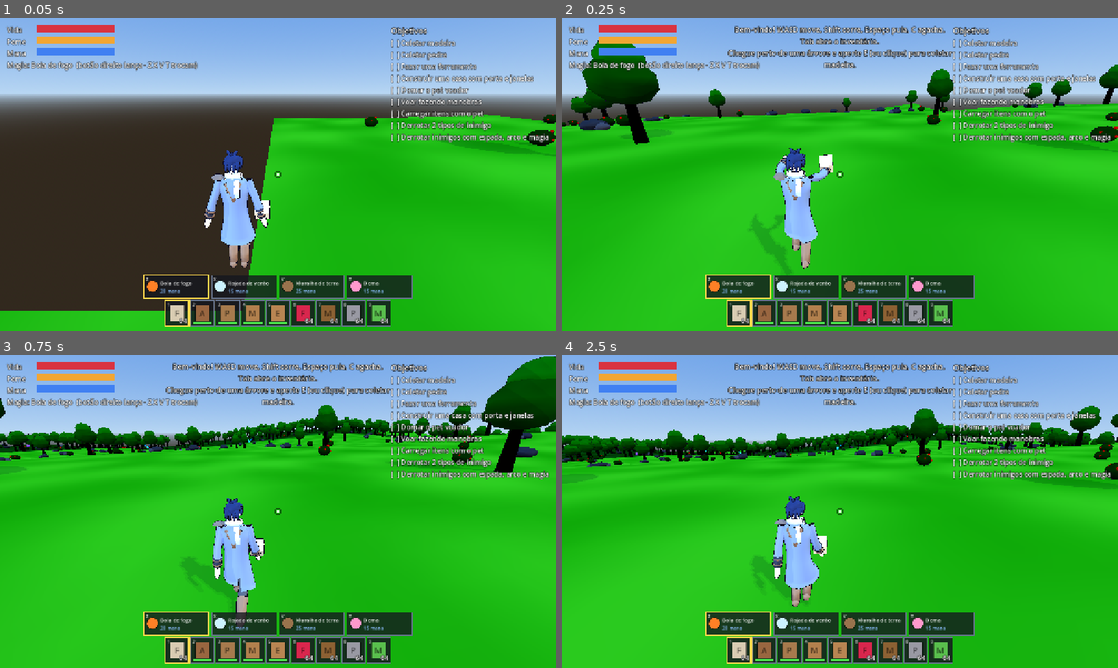
Above: before the commit, frames 1-4 (two rows, left to right).
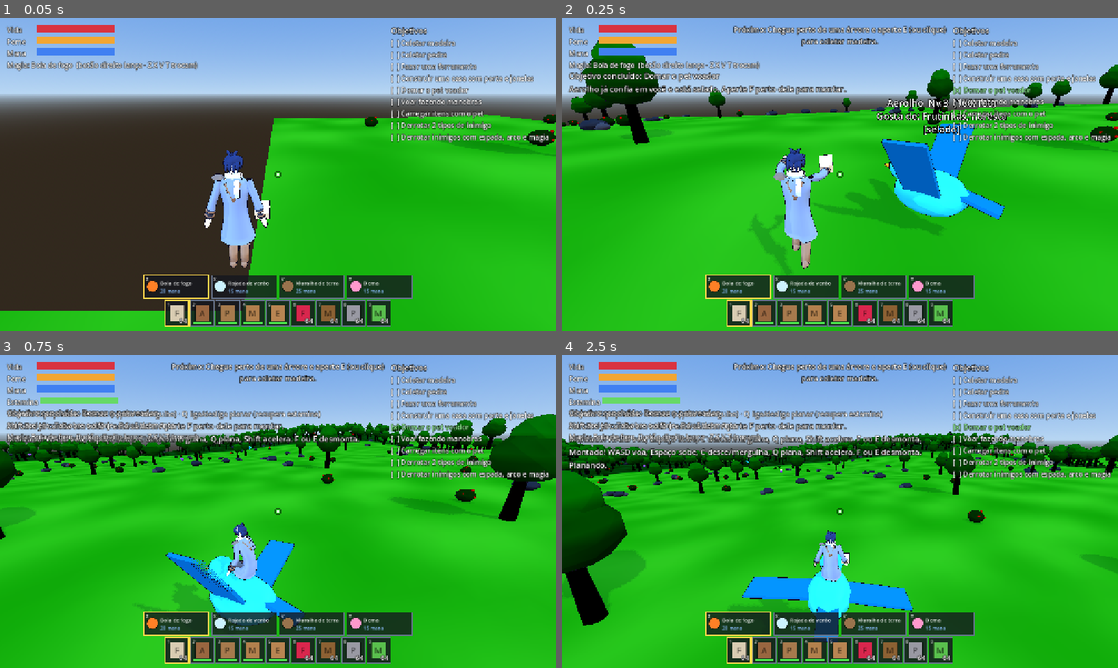
Above: after the commit, the same moments.

Repository: maicongill/jogo-claude
Game: Godot game, scene res://scenes/main.tscn
The game is run twice, just before and just after one commit, with the same random seed, the same clock (stepped at 60 frames per second) and the same inputs.
Inputs (mouse positions are in pixels of both pictures, inside the frame that each line leads up to):
- Up to frame 1 (0.05 s): no input
- Up to frame 2 (0.25 s): no input
- Up to frame 3 (0.75 s): tap E (interact) at 0.5 s; move the mouse to (305, 511) at 0.52 s; press the mouse at (305, 511) at 0.53 s; hold W (move_forward) from 0.53 s (still down)
- Up to frame 4 (2.5 s): keep holding W (move_forward); tap Space (jump) at 0.77, 1.07, 1.52, 1.82 s; tap C (crouch) at 0.8, 1.35 s; tap E (interact) at 1.25, 2 s; move the mouse to (812, 511) at 1.27 s; release the mouse at (812, 511) at 1.28 s; tap Q (dodge) at 1.55, 2.1 s; move the mouse to (851, 505) at 2.02 s; hold F (mount) from 2.03 s (still down)

Frame 1 is identical in both runs. In frame 2, 8.7% of the frame differs, in the area x 1-85%, y 2-70%; in frame 3, 24%; in frame 4, 29%, in the area x 0-100%, y 2-92%.

Commit message:
Pássaro inicial domado, gasto parado no ar e saída do planar com W/Espaço
- Parado no ar gasta um pouco de estamina (pet.hover_stamina_drain); recupera no chão ou planando
- Planando, W ou Espaço saem do planar
- game.start_with_tamed_pet: jogo novo começa com um Aerolho de confiança máxima e selado ao
  lado do jogador (conta como domado; testes e saves carregados não criam outro)
- Teste test_starter_pet

Co-Authored-By: Claude Opus 5.5 <noreply@anthropic.com>

Diff:
--- a/config/game_config.json
+++ b/config/game_config.json
@@ -7,6 +7,7 @@
 		"Tipos de item (kind): RESOURCE, TOOL, WEAPON, FOOD, PLACEABLE, SEED, AMMO, SADDLE.",
 		"Se o arquivo ficar com erro de JSON (virgula faltando...), o jogo avisa no console e mantem os valores anteriores.",
 		"game.start_with_all_items: true = o jogador nasce com uma pilha de cada item do jogo (bom para testar); false = comeca sem nada.",
+		"game.start_with_tamed_pet: true = o jogo novo começa com um Aerolho domado (confiança máxima) e selado ao lado do jogador; false = é preciso domar.",
 		"Apos mudar algo: inimigos e pets que ja estao no mundo pegam os novos valores quando reaparecerem; o terreno so muda ao reiniciar (ou ao carregar um jogo)."
 	],
 	"game": {
@@ -14,7 +15,8 @@
 		"lose_items_on_death": true,
 		"mouse_sensitivity": 0.003,
 		"inventory_size": 36,
-		"start_with_all_items": true
+		"start_with_all_items": true,
+		"start_with_tamed_pet": true
 	},
 	"world": {
 		"chunk_size": 32,
@@ -241,7 +243,8 @@
 		"camera_fov_boost": 14.0,
 		"camera_follow_smooth": 9.0,
 		"move_stamina_drain": 3.0,
-		"glide_regen_factor": 1.0
+		"glide_regen_factor": 1.0,
+		"hover_stamina_drain": 1.5
 	},
 	"building": {
 		"stability_min": 0.3,
--- a/scripts/core/game.gd
+++ b/scripts/core/game.gd
@@ -22,6 +22,9 @@
 var debug_starter_kit := false
 ## O jogador nasce com uma pilha de cada item do jogo (game.start_with_all_items). Os testes ignoram.
 var start_with_all_items := false
+## O jogo começa com um Aerolho já domado (confiança máxima) e selado ao lado do jogador
+## (game.start_with_tamed_pet). Os testes ignoram.
+var start_with_tamed_pet := false
 
 var _ui_open_count := 0
 
@@ -37,6 +40,7 @@
 	lose_items_on_death = Config.b("game.lose_items_on_death", lose_items_on_death)
 	mouse_sensitivity = Config.f("game.mouse_sensitivity", mouse_sensitivity)
 	start_with_all_items = Config.b("game.start_with_all_items", start_with_all_items)
+	start_with_tamed_pet = Config.b("game.start_with_tamed_pet", start_with_tamed_pet)
 	load_radius = Config.i("world.load_radius", load_radius)
 
 
--- a/scripts/pet/flying_pet.gd
+++ b/scripts/pet/flying_pet.gd
@@ -576,10 +576,10 @@
 		rotation.y = lerp_angle(rotation.y, atan2(-to_player.x, -to_player.z), 1.0 - exp(-3.0 * delta))
 
 
-## Voo montado com embalo: a velocidade é guardada e muda aos poucos. Voar se deslocando gasta um
-## pouco de estamina; parado no ar ou no chão ela volta. Manobras:
+## Voo montado com embalo: a velocidade é guardada e muda aos poucos. No ar a estamina cai (mais
+## se deslocando, menos parado); no chão ou planando ela volta. Manobras:
 ## - mergulho: C em velocidade -> desce de bico e ganha velocidade (sem gastar estamina);
-## - planar (Q liga/desliga): asas abertas, desce devagar, mantém o embalo e recupera estamina.
+## - planar (Q liga/desliga; W, Espaço, C ou pousar desligam): desce devagar e recupera estamina.
 func _do_mounted(delta: float) -> void:
 	var inp := Vector2.ZERO
 	var up := 0.0
@@ -591,6 +591,8 @@
 		if Input.is_action_just_pressed(&"dodge"):
 			glide_on = not glide_on
 			EventBus.message.emit("Planando." if glide_on else "Parou de planar.")
+		elif glide_on and (Input.is_action_just_pressed(&"move_forward") or Input.is_action_just_pressed(&"jump")):
+			glide_on = false  # W ou Espaço retomam o voo batendo as asas
 	var pivot := rider.get_node("CameraPivot") as Node3D
 	var b := pivot.global_basis
 	var dir := b.x * inp.x + b.z * inp.y
@@ -625,6 +627,8 @@
 		_regen(delta * Config.f("pet.glide_regen_factor", 1.0), false)  # planar descansa
 	elif moving and not diving:
 		_spend_stamina(Config.f("pet.move_stamina_drain", 3.0) * delta)  # se deslocar cansa um pouco
+	elif not on_ground and not diving:
+		_spend_stamina(Config.f("pet.hover_stamina_drain", 1.5) * delta)  # parado no ar também cansa (menos)
 	else:
 		_regen(delta, false)
 	var target_speed := cruise * amount * load_mult
--- a/scripts/world/world.gd
+++ b/scripts/world/world.gd
@@ -9,6 +9,7 @@
 var build: BuildSystem
 var spawner: EnemySpawner
 var pet_spawner: PetSpawner
+var _starter_pet_done := false
 var goals: GoalTracker
 
 
@@ -87,6 +88,7 @@
 					return
 		player.frozen = false
 		EventBus.world_ready.emit()
+		_spawn_starter_pet()
 		return
 	if player.frozen:
 		return
@@ -95,3 +97,31 @@
 	if player.global_position.y < ground - 6.0:
 		player.global_position.y = ground + 2.0
 		player.velocity = Vector3.ZERO
+
+
+## Opção game.start_with_tamed_pet: um Aerolho domado e selado ao lado do jogador, só no início
+## de um jogo novo (não em testes nem depois de carregar um save, que já traz os próprios pets).
+func _spawn_starter_pet() -> void:
+	if _starter_pet_done or not Game.start_with_tamed_pet:
+		return
+	_starter_pet_done = true
+	var scene := get_tree().current_scene
+	if scene != null and scene.scene_file_path.begins_with("res://tests/"):
+		return
+	for p: FlyingPet in get_tree().get_nodes_in_group(&"pet"):
+		if p.trust > 0.0:
+			return
+	var data: PetData = Database.pets.values()[0]
+	var pos := player.global_position + Vector3(3.0, 0, -2.0)
+	pos.y = chunks.height_at(pos.x, pos.z)
+	var pet := pet_spawner.create_pet(data, pos)
+	pet._player = player
+	pet.trust = float(data.trust_thresholds[data.trust_thresholds.size() - 1])
+	pet.level = data.trust_thresholds.size()
+	pet.knows_food = true
+	pet.knows_biome = true
+	pet.saddled = true
+	pet.state = FlyingPet.State.FOLLOW
+	pet._update_label()
+	EventBus.pet_level_changed.emit(pet, pet.level)  # conta como domado (objetivo da meta)
+	EventBus.message.emit("%s já confia em você e está selado. Aperte F perto dele para montar." % data.display_name)
--- /dev/null
+++ b/tests/test_starter_pet.gd
@@ -0,0 +1,76 @@
+extends Node
+## Pássaro inicial (game.start_with_tamed_pet) e as regras novas de estamina/planar.
+
+var failures := 0
+
+
+func check(cond: bool, msg: String) -> void:
+	print(("  ok   " if cond else "  FAIL ") + msg)
+	if not cond:
+		failures += 1
+
+
+func _ready() -> void:
+	var main: Node = load("res://scenes/main.tscn").instantiate()
+	add_child(main)
+	var p: Player = main.player
+	while p.frozen:
+		await get_tree().process_frame
+	await get_tree().process_frame
+	for e in get_tree().get_nodes_in_group(&"enemy"):
+		e.queue_free()
+	var tamed := 0
+	for q: FlyingPet in get_tree().get_nodes_in_group(&"pet"):
+		if q.trust > 0.0:
+			tamed += 1
+	check(tamed == 0, "nos testes a opção não cria o pássaro inicial")
+	# Chama a criação como num jogo novo (fingindo não ser teste).
+	Game.start_with_tamed_pet = true
+	main._starter_pet_done = false
+	var scene_path := get_tree().current_scene.scene_file_path
+	get_tree().current_scene.scene_file_path = "res://scenes/main.tscn"
+	main._spawn_starter_pet()
+	get_tree().current_scene.scene_file_path = scene_path
+	var pet: FlyingPet = null
+	for q: FlyingPet in get_tree().get_nodes_in_group(&"pet"):
+		if q.trust > 0.0:
+			pet = q
+	check(pet != null, "jogo novo começa com um pássaro")
+	if pet == null:
+		get_tree().quit(1)
+		return
+	check(pet.level == pet.data.trust_thresholds.size() and pet.trust >= 100.0, "com a confiança no máximo (nível %d)" % pet.level)
+	check(pet.saddled, "e com a sela")
+	check(main.goals.is_done(&"tame"), "conta como domado no objetivo")
+	check(pet.global_position.distance_to(p.global_position) < 8.0, "ao lado do jogador")
+	main._spawn_starter_pet()
+	var count := 0
+	for q: FlyingPet in get_tree().get_nodes_in_group(&"pet"):
+		if q.trust > 0.0:
+			count += 1
+	check(count == 1, "só cria um")
+
+	# Estamina parado no ar.
+	pet.mount(p)
+	Input.action_press(&"jump")
+	await get_tree().create_timer(2.0).timeout
+	Input.action_release(&"jump")
+	await get_tree().create_timer(0.5).timeout
+	pet.stamina = 100.0
+	await get_tree().create_timer(2.0).timeout
+	check(pet.stamina < 100.0 and pet.stamina > 95.0, "parado no ar gasta um pouco de estamina (%.1f)" % pet.stamina)
+
+	# Planar: W ou Espaço saem do planar.
+	for action in [&"move_forward", &"jump"]:
+		Input.action_press(&"dodge")
+		await get_tree().physics_frame
+		Input.action_release(&"dodge")
+		await get_tree().create_timer(0.3).timeout
+		check(pet.glide_on, "Q liga o planar")
+		Input.action_press(action)
+		await get_tree().physics_frame
+		await get_tree().physics_frame
+		Input.action_release(action)
+		check(not pet.glide_on, "%s sai do planar" % ("W" if action == &"move_forward" else "Espaço"))
+	print("FALHAS: ", failures)
+	get_tree().quit(1 if failures > 0 else 0)
--- /dev/null
+++ b/tests/test_starter_pet.tscn
@@ -0,0 +1,6 @@
+[gd_scene format=3]
+
+[ext_resource type="Script" path="res://tests/test_starter_pet.gd" id="1"]
+
+[node name="T" type="Node"]
+script = ExtResource("1")
Not shown, added: tests/test_starter_pet.gd.uid
Not shown, changed: CHANGELOG.md
Not shown, changed: README.md
